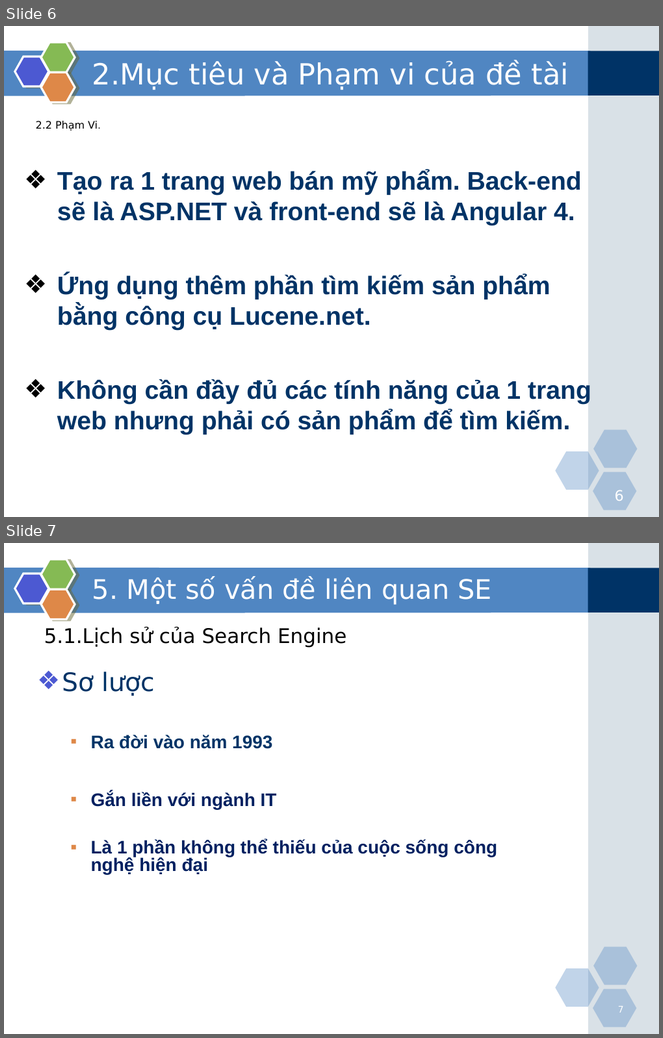
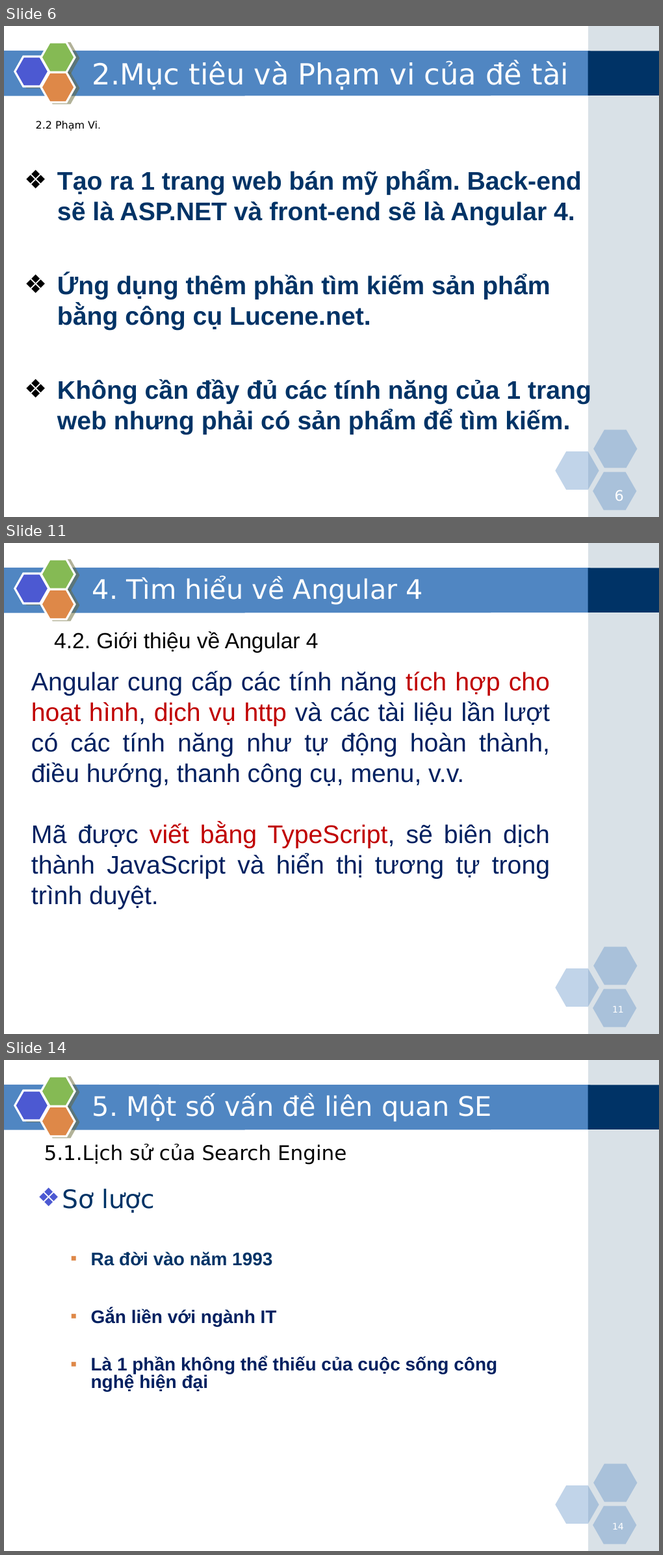
Before and after one commit to VuongVanHau/TLCN2018, a slide deck: Dec_30/ASPNET_Angular_Lucene_Thịnh_Hậu.ppt. Shown one above the other, each under a label of ours: slides 6 and 7 before the commit, slides 6, 11 and 14 after it; the slides between them are not shown. The pictures are 663x1038 and 663x1555 pixels, drawn with LibreOffice and Linux fonts; fonts in the diff are those of the drawing. Boxes give left, top, right and bottom in pixels: in the first picture for what was removed or moved away, otherwise in the second. Text is boxed around its words. In the diff, an @@ line names an element or a change of style, - is before the commit and + after.

```diff
--- a/Dec_30/ASPNET_Angular_Lucene_Thịnh_Hậu.ppt
+++ b/Dec_30/ASPNET_Angular_Lucene_Thịnh_Hậu.ppt
@@ slide 11 added at <box>4,543,659,1034</box>, background #FFFFFF; not listed: 9 template elements that a slide beside it also shows @@
@@ text added at <box>92,577,423,605</box>, 29.6 pt, text #FFFFFF @@
+4. Tìm hiểu về Angular 4
@@ text added at <box>54,631,319,653</box>, 24 pt, text #000000 @@
+    4.2. Giới thiệu về Angular 4
@@ text added at <box>31,671,550,910</box>, 28 pt, text #002060 @@
+Angular cung cấp các tính năng tích hợp cho hoạt hình, dịch vụ http và các tài liệu lần lượt có các tính năng như tự động hoàn thành, điều hướng, thanh công cụ, menu, v.v.
+Mã được viết bằng TypeScript, sẽ biên dịch thành JavaScript và hiển thị tương tự trong trình duyệt.
@@ page number added at <box>612,1006,624,1013</box>, 10 pt, text #FFFFFF @@
+11
@@ what was slide 7 is now slide 14 @@
@@ page number at <box>612,1523,624,1530</box>: text changed @@
-7
+14
```
Also in this commit, not shown: 1 slide changed, 6 other slides added, 1 other file.
